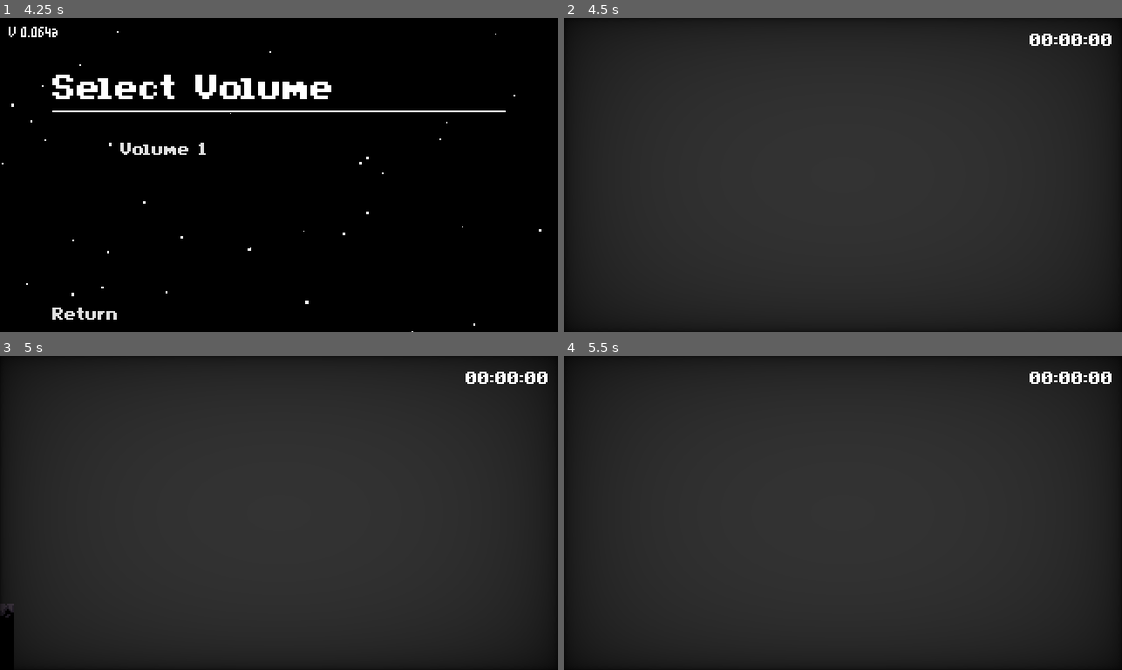
Above: before the commit, frames 1-4 (two rows, left to right).
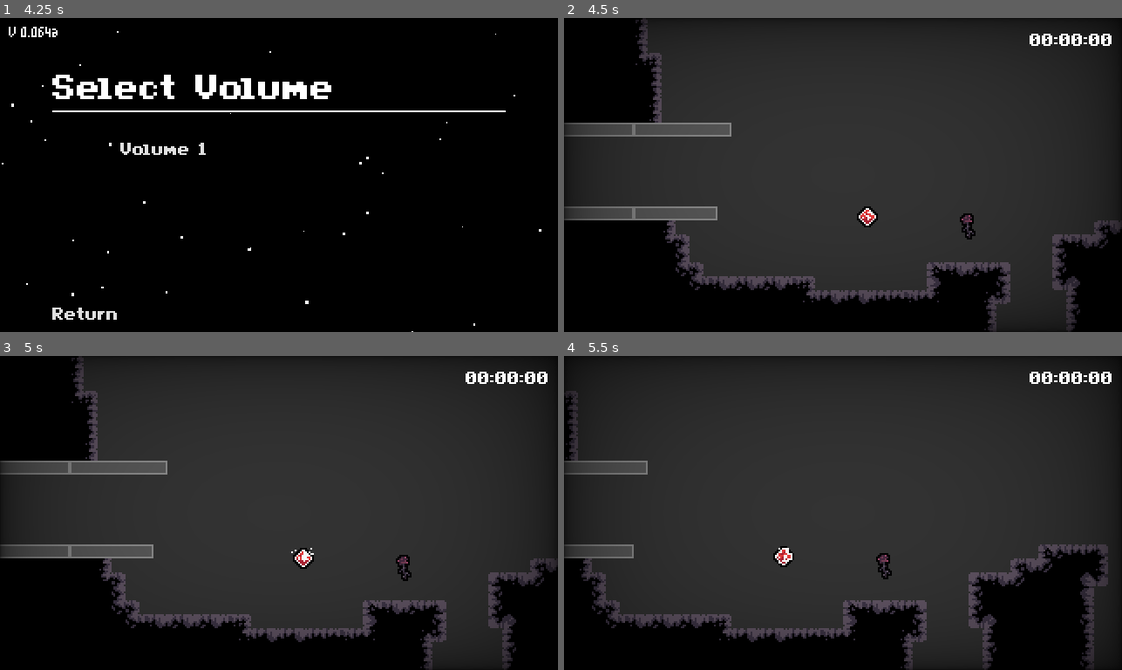
Above: after the commit, the same moments.

Repository: PromisedRain/Planeswalker
Game: Godot game, scene res://src/scenes/main.tscn
Two runs of this game, one before a commit and one after it. Both use one fixed random seed, a clock stepped at 60 frames per second and the inputs below.
Inputs (mouse positions are in pixels of both pictures, inside the frame that each line leads up to):
- Up to frame 1 (4.25 s): click "Enter" at 0.5 s; click "Play" at 1.25 s; click "Play" at 2 s; click "Empty" at 2.75 s; click (279, 146) at 3.5 s
- Up to frame 2 (4.5 s): click "Volume 1" at 4.25 s
- Up to frame 3 (5 s): no input
- Up to frame 4 (5.5 s): hold D (right) from 5.03 s (still down); tap R at 5.1 s; tap Space (jump) at 5.27 s

Frame 1 is identical in both runs. In frame 2, 25% of the frame differs, in the area x 0-100%, y 1-100%; in frame 3, 25%; in frame 4, 18%.

Commit message:
working on calculating room bounds to implement a distance_to algorithm to find adjacent rooms. then get them and load them based on their names.

Diff:
--- a/project.godot
+++ b/project.godot
@@ -109,12 +109,6 @@
 "events": [Object(InputEventKey,"resource_local_to_scene":false,"resource_name":"","device":-1,"window_id":0,"alt_press …(192 unchanged characters)…
 ]
 }
-debug={
-"deadzone": 0.5,
-"events": [Object(InputEventKey,"resource_local_to_scene":false,"resource_name":"","device":-1,"window_id":0,"alt_pressed":false,"shift_pressed":true,"ctrl_pressed":false,"meta_pressed":false,"pressed":false,"keycode":0,"physical_keycode":4194334,"key_label":0,"unicode":0,"location":0,"echo":false,"script":null)
-, Object(InputEventKey,"resource_local_to_scene":false,"resource_name":"","device":-1,"window_id":0,"alt_pressed":false,"shift_pressed":false,"ctrl_pressed":false,"meta_pressed":false,"pressed":false,"keycode":0,"physical_keycode":44,"key_label":0,"unicode":44,"location":0,"echo":false,"script":null)
-]
-}
 climb={
 "deadzone": 0.5,
 "events": [Object(InputEventKey,"resource_local_to_scene":false,"resource_name":"","device":-1,"window_id":0,"alt_press …(192 unchanged characters)…
@@ -125,6 +119,17 @@
 "events": [Object(InputEventKey,"resource_local_to_scene":false,"resource_name":"","device":-1,"window_id":0,"alt_press …(195 unchanged characters)…
 ]
 }
+debug={
+"deadzone": 0.5,
+"events": [Object(InputEventKey,"resource_local_to_scene":false,"resource_name":"","device":-1,"window_id":0,"alt_pressed":false,"shift_pressed":true,"ctrl_pressed":false,"meta_pressed":false,"pressed":false,"keycode":0,"physical_keycode":4194334,"key_label":0,"unicode":0,"location":0,"echo":false,"script":null)
+, Object(InputEventKey,"resource_local_to_scene":false,"resource_name":"","device":-1,"window_id":0,"alt_pressed":false,"shift_pressed":false,"ctrl_pressed":false,"meta_pressed":false,"pressed":false,"keycode":0,"physical_keycode":44,"key_label":0,"unicode":44,"location":0,"echo":false,"script":null)
+]
+}
+debug_reload_room={
+"deadzone": 0.5,
+"events": [Object(InputEventKey,"resource_local_to_scene":false,"resource_name":"","device":-1,"window_id":0,"alt_pressed":false,"shift_pressed":false,"ctrl_pressed":false,"meta_pressed":false,"pressed":false,"keycode":0,"physical_keycode":72,"key_label":0,"unicode":104,"location":0,"echo":false,"script":null)
+]
+}
 
 [layer_names]
 
@@ -132,6 +137,10 @@
 2d_physics/layer_2="player"
 2d_physics/layer_3="collectables"
 
+[physics]
+
+common/physics_jitter_fix=0.6
+
 [rendering]
 
 textures/canvas_textures/default_texture_filter=0
--- a/src/gui/objects/settingsSpecial/settingsSpecial.gd
+++ b/src/gui/objects/settingsSpecial/settingsSpecial.gd
@@ -15,6 +15,11 @@
 	check_and_load_debug_exlusive_settings()
 
 func load_current_settings() -> void:
+	update_vignette_button()
+	update_game_timer_button()
+	update_debug_mode_button()
+
+func update_vignette_button() -> void:
 	if SaveManager.get_config_data("settings_special", "vignette") != null:
 		var data: bool = SaveManager.get_config_data("settings_special", "vignette")
 
@@ -24,35 +29,50 @@
 			false:
 				vignetteButton.text = buttonDisabled
 
+func update_game_timer_button() -> void:
 	if SaveManager.get_config_data("settings_special", "game_timer") != null:
 		var data: bool = SaveManager.get_config_data("settings_special", "game_timer")
 
 		match data:
 			true:
-				pass
+				gameTimerButton.text = buttonEnabled
 			false:
-				pass
+				gameTimerButton.text = buttonDisabled
 
-	if GlobalManager.debugMode != null:
-		var data: bool = GlobalManager.debugMode
+func update_debug_mode_button() -> void:
+	if SaveManager.get_config_data("settings_special", "debug_mode") != null:
+		var data: bool = SaveManager.get_config_data("settings_special", "debug_mode")
 
 		match data:
 			true:
 				debugModeButton.text = buttonEnabled
 			false:
 				debugModeButton.text = buttonDisabled
+		check_and_load_debug_exlusive_settings()
 		#Utils.debug_print(self, "debug mode: %s", [data])
 
 func check_and_load_debug_exlusive_settings() -> void:
-	if GlobalManager.debugMode:
-		debugFpsButton.visible = true
-		debugSettingsOnlyLabel.visible = true
+	if GlobalManager.debugMode != null:
+		var _visible: bool = GlobalManager.debugMode
+
+		debugFpsButton.visible = _visible
+		debugSettingsOnlyLabel.visible = _visible
 
 func _on_vignette_button_pressed() -> void:
 	pass
 
 func _on_debug_mode_button_pressed() -> void:
-	pass
+	if GlobalManager.debugMode != null:
+		var data: bool = GlobalManager.debugMode
+
+		match data:
+			true:
+				SaveManager.set_config_data("settings_special", "debug_mode", false)
+				GlobalManager.debugMode = false
+			false:
+				SaveManager.set_config_data("settings_special", "debug_mode", true)
+				GlobalManager.debugMode = true
+		update_debug_mode_button()
 
 
 
--- a/src/gui/volumeSelection/volumeSelection.gd
+++ b/src/gui/volumeSelection/volumeSelection.gd
@@ -15,4 +15,4 @@
 	UiManager.free_main_menu()
 	#Input.mouse_mode = Input.MOUSE_MODE_CONFINED_HIDDEN
 	GlobalManager.canPause = true
-	SignalManager.signal_choosing_volume(SignalManager.Volumes.volume1)
+	SignalManager.signal_choosing_volume(LevelManager.Volumes.VOLUME_1)
--- a/src/lib/room.gd
+++ b/src/lib/room.gd
@@ -23,23 +23,27 @@
 
 var roomWidth: int
 var roomHeight: int
-var roomCenter: int
+var roomCenter: Vector2
+
+var globalMinX: int
+var globalMinY: int
+var globalMaxX: int
+var globalMaxY: int
 
 signal enteredRoom(room: Room)
 
 func _ready() -> void:
-	enteredRoom.emit(self)
+	pass
+	#enteredRoom.emit(self)
 
-	for door: RoomSwitcherComponent in doors.get_children():
-		door.playerEntered.connect(room_entered)
+	#for door: RoomSwitcherComponent in doors.get_children():
+		#door.playerEntered.connect(room_entered)
 
-	calculate_room_bounds()
-	print(roomWidth)
-	print(roomHeight)
-	print("[Room] Room bounds: (%d, %d, %d, %d)" % [minXFull, minYFull, maxXFull, maxYFull])
+	#calculate_room_bounds()
+	#print(roomWidth)
+	#print(roomHeight)
+	#print("[Room] Room bounds: (%d, %d, %d, %d)" % [minXFull, minYFull, maxXFull, maxYFull])
 
-func room_entered() -> void:
-	pass
 
 func calculate_room_bounds() -> void:
 	var cells = tileSolidLayer.get_used_cells()
@@ -67,9 +71,23 @@
 	maxXFull = maxX * tileSize.x
 	maxYFull = maxY * tileSize.y
 
+	var globalPos = global_position
+
+	globalMinX = globalPos.x + minX * tileSize.x
+	globalMinY = globalPos.y + minY * tileSize.y
+	globalMaxX = globalPos.x + maxX * tileSize.x
+	globalMaxY = globalPos.y + maxY * tileSize.y
+
 	roomWidth = minXFull + maxXFull
 	roomHeight = minYFull + maxYFull
-	roomCenter = (minXFull - maxYFull)
+	roomCenter = Vector2((minXFull + maxXFull) / 2, (minYFull + maxYFull) / 2)
+
+func get_room_bounds() -> Rect2:
+	calculate_room_bounds()
+
+	var pos: Vector2 = Vector2(globalMinX, globalMinY)
+	var size: Vector2 = Vector2(globalMaxX - globalMinX, globalMaxY - globalMinY)
+	return Rect2(pos, size)
 
 func set_parent_for_room_switchers() -> void:
 	for door: RoomSwitcherComponent in doors.get_children():
--- a/src/lib/utils.gd
+++ b/src/lib/utils.gd
@@ -5,7 +5,7 @@
 @onready var outsideSubViewportCamera: Camera2D = get_tree().get_first_node_in_group("outsideSubViewportCamera")
 @onready var insideSubViewportCamera: Camera2D = get_tree().get_first_node_in_group("insideSubViewportCamera")
 
-var fireDebugs: bool = true
+var fireDebugs: bool = false
 
 
 func _ready() -> void:
@@ -77,6 +77,17 @@
 	else:
 		return "failed"
 
+func get_first_non_repeat_char(s: String) -> String:
+	var count: Dictionary = {}
+
+	for c in s:
+		count[c] = 1 + count.get(c, 0)
+
+	for c in count:
+		if count[c] == 1:
+			return c
+	return "_"
+
 func debug_print(_self: Variant, comment: String, args: Array = []) -> void:
 	if !fireDebugs:
 		return
@@ -91,7 +102,9 @@
 	if args.size() > 0:
 		formattedComment = comment % args
 
-	print("[%s] %s" % [str(_self.get_name().to_lower()), formattedComment])
+	_self = _self.get_name().to_lower()
+
+	print("[%s] %s" % [str(_self), formattedComment])
 
 func letter_to_upper(letter: String) -> String:
 	return letter.capitalize()
--- a/src/lib/volume.gd
+++ b/src/lib/volume.gd
@@ -13,6 +13,9 @@
 @export var spawnDefault: bool
 
 var roomPositions: Dictionary = {}
+var roomBoundaries: Dictionary = {}
+
+const roomAdjacencyThreshold: float = 100.0
 
 var currentRoom: Room
 var currentCamera: Camera2D
@@ -23,8 +26,10 @@
 	#TODO change the worldenvironments and canvasmodulate based on volume in levelmanager or something?
 
 	update_current_volume()
-	free_all_rooms()
-	load_current_room()
+	save_room_global_positions()
+	save_room_global_bounds()
+	#free_all_rooms()
+	#load_current_room()
 	get_important_info()
 
 	SaveManager.save_game()
@@ -58,6 +63,8 @@
 		return
 
 	var instance: Room = loadedScene.instantiate()
+	var roomPosition: Vector2 = roomPositions[sceneName]
+	instance.global_position = roomPosition
 	rooms.add_child(instance)
 
 func update_current_volume() -> void:
@@ -82,10 +89,10 @@
 	else:
 		Utils.debug_print(self, "current volume ID not higher than saved, no update required")
 
-func update_current_room(inputRoom: Room) -> void:
+func update_current_room(room: Room) -> void:
 	print("[volume] Updating current room")
 
-	currentRoom = inputRoom
+	currentRoom = room
 	LevelManager.currentRoom = currentRoom
 	LevelManager.currentRoomName = currentRoom.roomName
 	LevelManager.currentRoomGlobalPosition = currentRoom.global_position
@@ -111,24 +118,37 @@
 	player.global_position = LevelManager.currentSpawn.round() + Vector2.UP
 
 func free_all_rooms() -> void:
-	save_global_room_positions()
-	for room in rooms.get_children():
+	for room: Room in rooms.get_children():
 		room.queue_free()
 
-func save_global_room_positions() -> void:
-	for room in rooms.get_children():
-		roomPositions[room.name] = room.global_position
+func save_room_global_positions() -> void:
+	roomPositions.clear()
 
+	for room: Room in rooms.get_children():
+		roomPositions[room.name.to_lower()] = room.global_position
 	print(roomPositions)
 
+func save_room_global_bounds() -> void:
+	roomBoundaries.clear()
+
+	for room: Room in rooms.get_children():
+		var roomBounds = room.get_room_bounds()
+		roomBoundaries[room.name.to_lower()] = roomBounds
+	print(roomBoundaries)
+
+func process_room() -> void:
+	pass
+
 func _unhandled_input(event: InputEvent) -> void:
-	if InputMap.has_action("debug_reload_room"):
-		if event.is_action_pressed("debug_reload_room"):
-			reload_room()
-			reload_camera()
+	if event.is_action_pressed("debug_reload_room"):
+		#if GlobalManager.debugMode:
+		#reload_camera()
+		reload_room()
 
 func reload_room() -> void:
-	var roomPath: String = str(LevelManager.currentRoomPath)
+	print("reloading room")
+
+	var _roomPath: String = str(LevelManager.currentRoomPath)
 	#var roomInstance: Room = load(roomPath).instantiate()
 	#var oldRoom: Room = currentRoom
 
--- a/src/scenes/main.gd
+++ b/src/scenes/main.gd
@@ -31,7 +31,7 @@
 		match data:
 			true:
 				GlobalManager.debugMode = true
-				add_debug_mode_only_input_keys()
+				#add_debug_mode_only_input_keys()
 			false:
 				GlobalManager.debugMode = false
 		Utils.debug_print(self, "debug mode: %s", [data])
@@ -56,7 +56,7 @@
 		InputMap.add_action("debug_reload_room")
 
 		var keyEvent: InputEventKey = InputEventKey.new()
-		keyEvent.scancode = KEY_R
+		#keyEvent.scancode = KEY_R
 		InputMap.action_add_event("debug_reload_room", keyEvent)
 
 		print("[main] Debug mode input added: %s", keyEvent)
--- a/src/scenes/managers/levelManager.gd
+++ b/src/scenes/managers/levelManager.gd
@@ -196,7 +196,6 @@
 
 	sceneLoadTimer = Timer.new()
 	sceneLoadTimer.wait_time = 0.1
-	#sceneLoadTimer.timeout.connect(monitor_scene_load_progress.bind(fullFilePath, fileParent, callback))
 	sceneLoadTimer.timeout.connect(monitor_scene_load_progress.bind(fileName, fullFilePath, callback))
 	get_tree().root.add_child(sceneLoadTimer)
 	sceneLoadTimer.start()
--- a/src/scenes/managers/saveManager.gd
+++ b/src/scenes/managers/saveManager.gd
@@ -33,7 +33,7 @@
 
 	ensure_config_file_exists()
 	currentConfigData = load_config_file()
-	save_config_file() #remove this when settings is implemented
+	#save_config_file(currentConfigData) #remove this when settings is implemented
 
 	ensure_meta_data_file_exists()
 	currentMetaData = load_all_meta_data()
@@ -324,7 +324,7 @@
 
 func save_game(icon: bool = false) -> void:
 	savingFlag = true
-	save_config_file()
+	save_config_file(currentConfigData)
 	save_current_meta_data()
 	save_current_slot_data()
 
--- a/src/scenes/managers/signalManager.gd
+++ b/src/scenes/managers/signalManager.gd
@@ -8,13 +8,9 @@
 signal saving(inProgress: bool)
 
 
-enum Volumes {
-	volume1,
-	volume2,
-	volume3
-}
 
-signal chosenVolume(volume: Volumes)
 
-func signal_choosing_volume(volume: Volumes):
+signal chosenVolume(volume: LevelManager.Volumes)
+
+func signal_choosing_volume(volume: LevelManager.Volumes):
 	chosenVolume.emit(volume)
--- /dev/null
+++ b/src/scenes/objects/roomCheckpoint/roomCheckpoint.gd
@@ -0,0 +1,7 @@
+class_name RoomCheckpoint
+extends Node2D
+
+
+
+func _ready() -> void:
+	pass
--- /dev/null
+++ b/src/scenes/objects/roomCheckpoint/roomCheckpoint.tscn
@@ -0,0 +1,6 @@
+[gd_scene load_steps=2 format=3 uid="uid://ce2g03ooxrt54"]
+
+[ext_resource type="Script" path="res://src/scenes/objects/roomCheckpoint/roomCheckpoint.gd" id="1_a7yos"]
+
+[node name="RoomCheckpoint" type="Node2D"]
+script = ExtResource("1_a7yos")
--- a/src/scenes/volumes/volume1.tscn
+++ b/src/scenes/volumes/volume1.tscn
@@ -17,7 +17,6 @@
 volumeID = 1
 volumeSpawn = NodePath("DefaultSpawn")
 volumeDebugSpawn = NodePath("DebugSpawn")
-spawnDefault = null
 metadata/_edit_lock_ = true
 
 [node name="WorldEnvironment" type="WorldEnvironment" parent="."]
@@ -34,7 +33,8 @@
 position = Vector2(424, -40)
 
 [node name="DebugCamera" type="Camera2D" parent="."]
-position = Vector2(552, -104)
+visible = false
+position = Vector2(440, -80)
 limit_left = 0
 limit_top = -190
 limit_right = 960
@@ -52,12 +52,9 @@
 metadata/_edit_lock_ = true
 
 [node name="Room0" parent="Rooms" instance=ExtResource("4_nryjl")]
-script = null
 
 [node name="Room1" parent="Rooms" instance=ExtResource("1_38e1n")]
 position = Vector2(320, 0)
-script = null
 
 [node name="Room2" parent="Rooms" instance=ExtResource("5_a2ch5")]
 position = Vector2(720, 0)
-script = null
--- a/src/scenes/volumes/volume2.tscn
+++ b/src/scenes/volumes/volume2.tscn
@@ -13,6 +13,9 @@
 [node name="WorldEnvironment" type="WorldEnvironment" parent="."]
 environment = SubResource("Environment_3xww6")
 
+[node name="CanvasModulate" type="CanvasModulate" parent="."]
+metadata/_edit_lock_ = true
+
 [node name="Objects" type="Node2D" parent="."]
 
 [node name="Rooms" type="Node2D" parent="."]
--- a/src/testing/camera stuff/placeholderCamera.gd
+++ b/src/testing/camera stuff/placeholderCamera.gd
@@ -2,7 +2,7 @@
 
 @onready var player: Player = Utils.get_player()
 
-var manualCommand: bool = true
+@export var manualCommand: bool = true
 
 func _ready() -> void:
 	pass
@@ -32,8 +32,9 @@
 	#position = Vector2(round(targetPosX), round(targetPosY))
 
 	#uncomment this for placerholder code
-	#position = Vector2(round(position.x), round(position.y))
-	#global_position = player.global_position
+	if player != null && !manualCommand:
+		position = Vector2(round(position.x), round(position.y))
+		global_position = player.global_position
 
 func get_input() -> Vector2:
 	var dir = Input.get_vector("left", "right", "up", "down")
